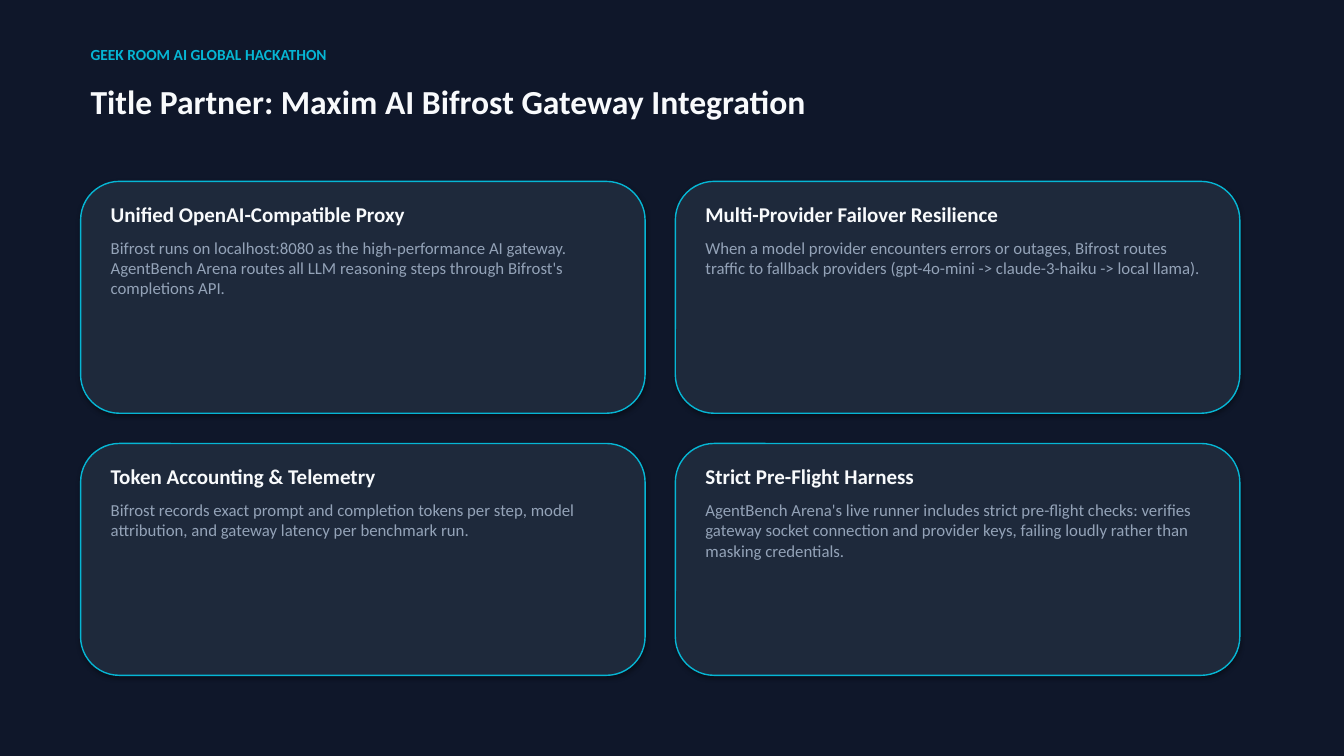
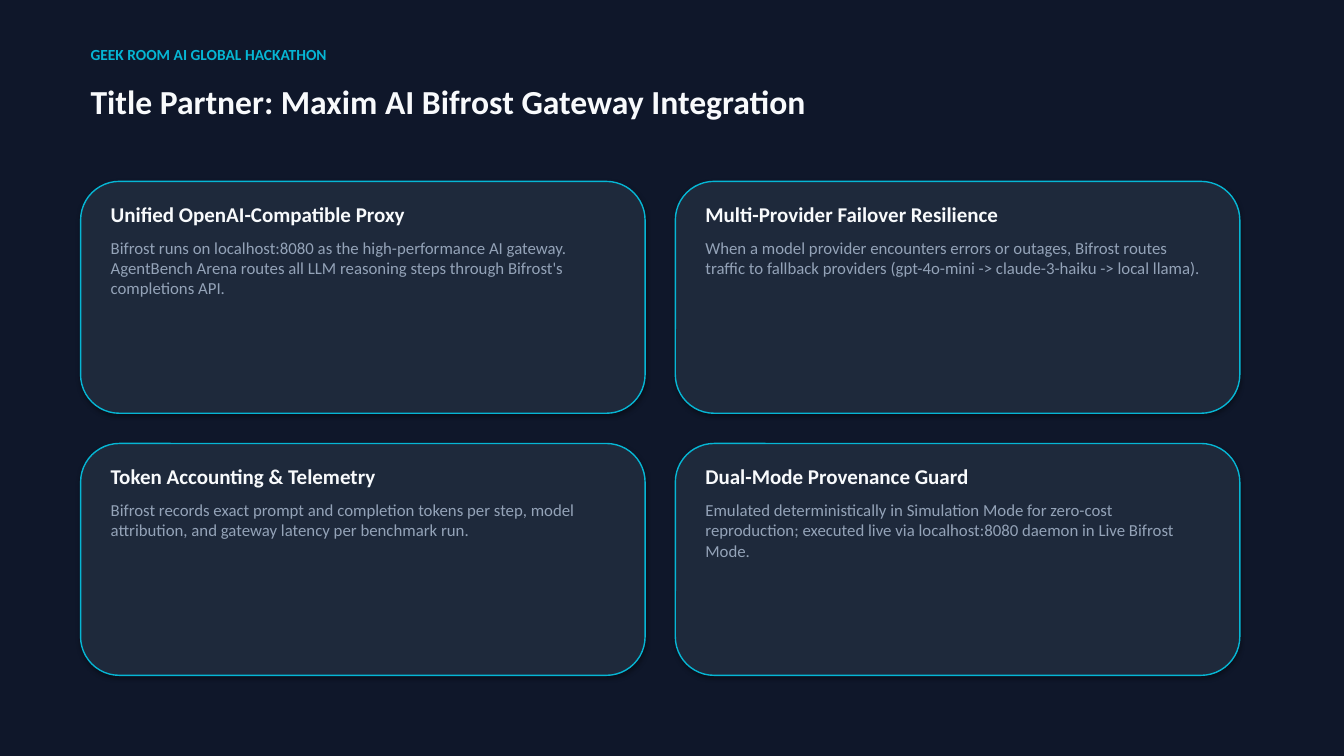
Before and after one commit to Mohan-M04/agentbench-arena, a slide deck: slide 5 of AgentBench_Arena_Hackathon_Pitch_Deck.pptx. Drawn at 1344x756 pixels with LibreOffice and Linux fonts; fonts in the diff are those of the drawing. Boxes give left, top, right and bottom in pixels: in the first picture for what was removed or moved away, otherwise in the second. Text is boxed around its words. In the diff, an @@ line names an element or a change of style, - is before the commit and + after.

Commit message:
docs(deck): align pitch deck numbers, ARS tiers, formula, and simulation caveats with README

```diff
--- a/AgentBench_Arena_Hackathon_Pitch_Deck.pptx
+++ b/AgentBench_Arena_Hackathon_Pitch_Deck.pptx
@@ text at (705,469,1174,557): text changed @@
-Strict Pre-Flight Harness
-AgentBench Arena's live runner includes strict pre-flight checks: verifies gateway socket connection and provider keys, failing loudly rather than masking credentials.
+Dual-Mode Provenance Guard
+Emulated deterministically in Simulation Mode for zero-cost reproduction; executed live via localhost:8080 daemon in Live Bifrost Mode.
```
Also in this commit, not shown: 9 other slides changed, 1 other file.
